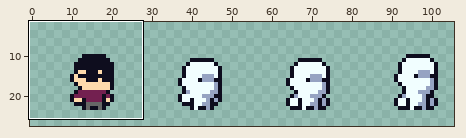
One commit to this sprite sheet: Atoman and the Doomsday Clock/Assets/Assets/Characters/Goon/PurpleGoonIdle.png. The first picture is a wide view before the edit; the outline marks the close-up.
Close-up. Before:
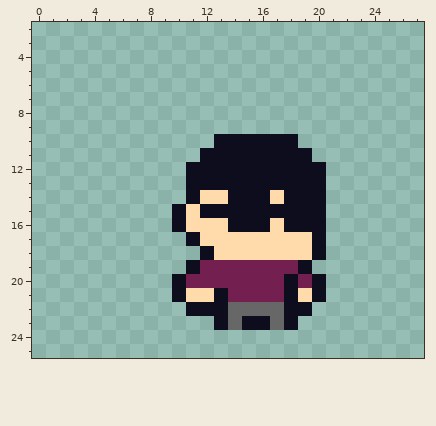
The file is 113x34 pixels. Shown: x 0..27, y 2..25. The wide view leaves out empty margins.
Once edited:
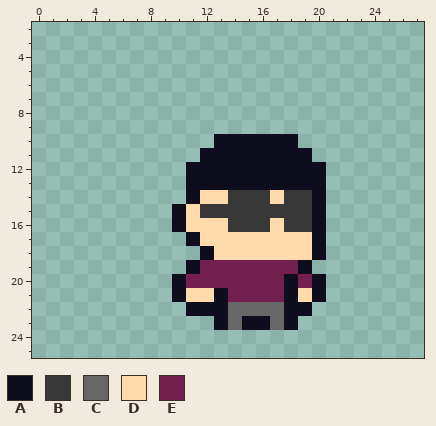
Palette (. is transparent): A #0e0d1e  B #383838  C #676767  D #ffdbac  E #732050
Difference:
Colour A becomes colour B in row 14 at x 14 to 16 and 18 to 19; in row 15 at x 12 to 19; in row 16 at x 14 to 16 and 18 to 19.
Pixel boxes of the changes (left, top, right, bottom) in both close-ups:
changed: (200, 190, 312, 232)
